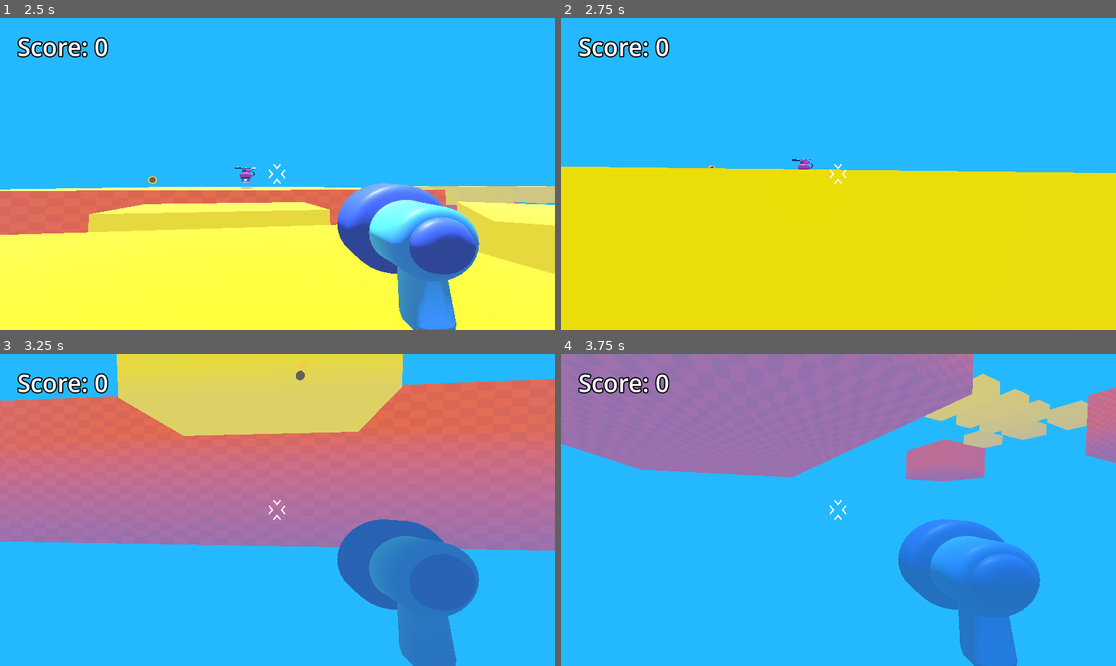
Above: before the commit, frames 1-4 (two rows, left to right).
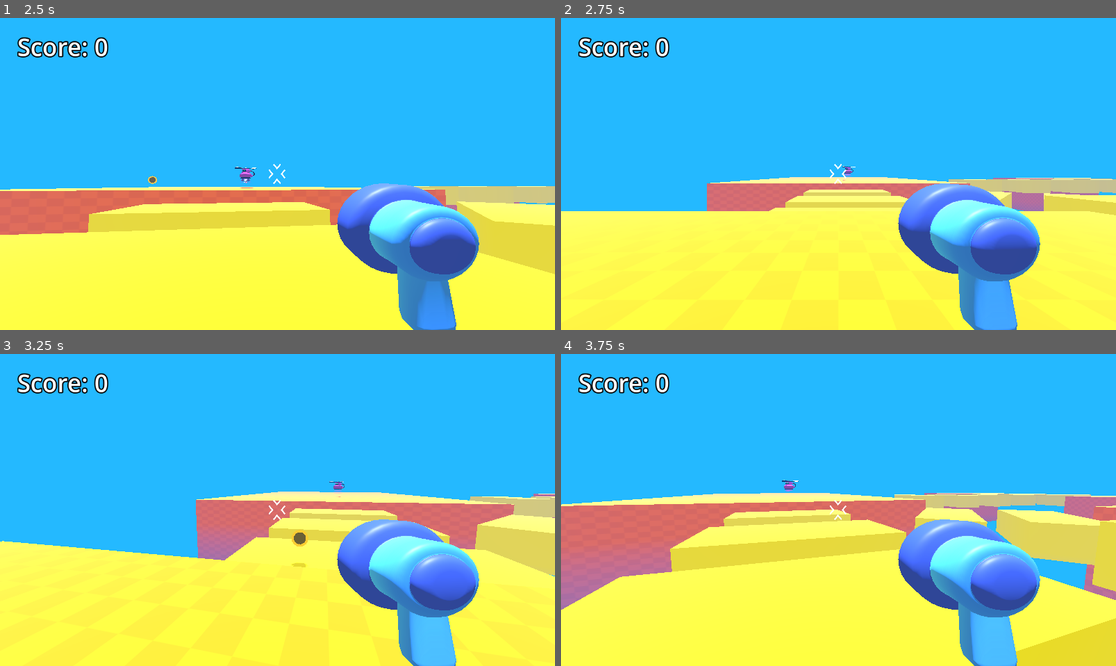
Above: after the commit, the same moments.

Repository: joao-enrique/fps-game
Game: Godot game, scene res://game.tscn
The game is run twice, just before and just after one commit, with the same random seed, the same clock (stepped at 60 frames per second) and the same inputs. The project has no main scene, so this scene is started directly.
Inputs (mouse positions are in pixels of both pictures, inside the frame that each line leads up to):
- Up to frame 1 (2.5 s): tap Enter at 0.5 s; move the mouse to (305, 174) at 0.52 s; hold Shift (run) 0.53-1.28 s; hold Up (ui_up) from 0.53 s (still down); tap Space (jump) at 0.77, 1.52 s; move the mouse to (249, 174) at 1.27 s; click (249, 174) at 1.35 s; move the mouse to (288, 167) at 2.02 s; hold Shift (run) from 2.03 s (still down)
- Up to frame 2 (2.75 s): keep holding Up (ui_up); keep holding Shift (run)
- Up to frame 3 (3.25 s): keep holding Up (ui_up); move the mouse to (271, 516) at 2.77 s; release Shift (run) at 2.78 s; click (271, 516) at 2.85 s; tap Space (jump) at 3.02 s
- Up to frame 4 (3.75 s): keep holding Up (ui_up); move the mouse to (877, 513) at 3.52 s; hold Shift (run) from 3.53 s (still down)

Frame 1 is identical in both runs. In frame 2, 51% of the frame differs, in the area x 0-100%, y 44-100%; in frame 3, 93%, in the area x 0-100%, y 0-100%; in frame 4, 82%.

Commit message:
💾Feat: Setting up the kill plane

Diff:
--- a/game.tscn
+++ b/game.tscn
@@ -27,6 +27,8 @@
 outline_size = 10
 outline_color = Color(0, 0, 0, 1)
 
+[sub_resource type="WorldBoundaryShape3D" id="WorldBoundaryShape3D_v70ln"]
+
 [node name="Game" type="Node3D"]
 script = ExtResource("1_kpdmy")
 
@@ -233,4 +235,12 @@
 text = "Score: 0"
 label_settings = SubResource("LabelSettings_vutra")
 
+[node name="KillPlane" type="Area3D" parent="."]
+transform = Transform3D(1, 0, 0, 0, 1, 0, 0, 0, 1, 0, -4, 0)
+
+[node name="CollisionShape3D" type="CollisionShape3D" parent="KillPlane"]
+transform = Transform3D(10000, 0, 0, 0, 10000, 0, 0, 0, 10000, 0, 5, 0)
+shape = SubResource("WorldBoundaryShape3D_v70ln")
+
 [connection signal="mob_spawned" from="MobSpawner3D" to="." method="_on_mob_spawner_3d_mob_spawned"]
+[connection signal="body_entered" from="KillPlane" to="." method="_on_kill_plane_body_entered"]
--- a/scripts/game.gd
+++ b/scripts/game.gd
@@ -9,3 +9,7 @@
 
 func _on_mob_spawner_3d_mob_spawned(mob):
 	mob.died.connect(increase_score)
+
+
+func _on_kill_plane_body_entered(body):
+	get_tree().reload_current_scene()
Not shown: 1 places in game.tscn that only renumber resources
